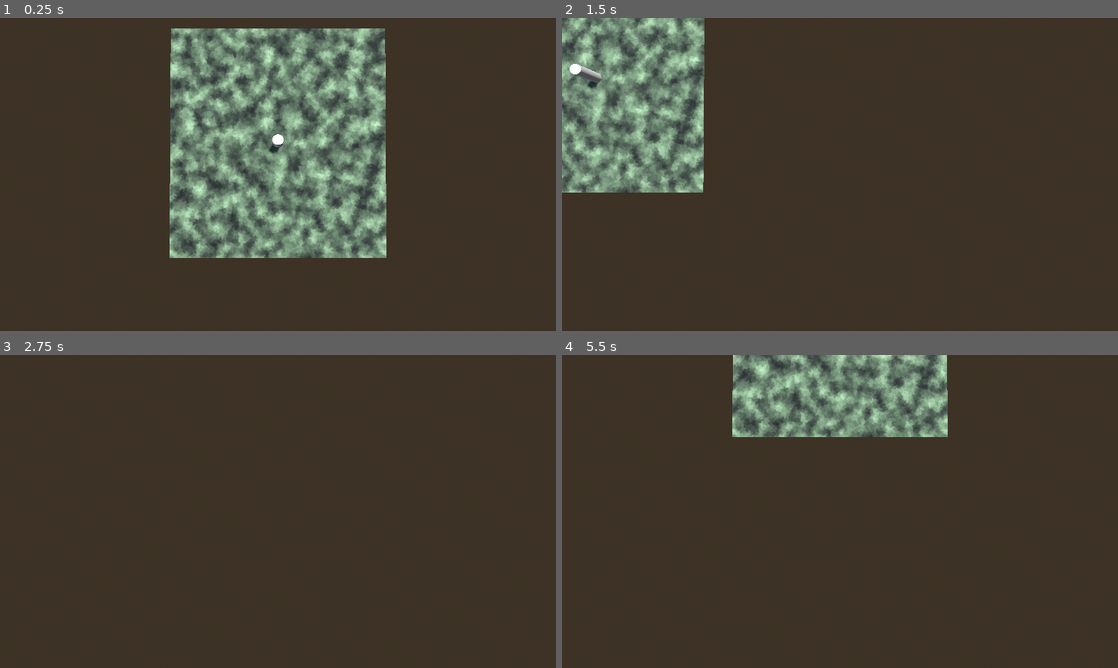
Above: before the commit, frames 1-4 (two rows, left to right).
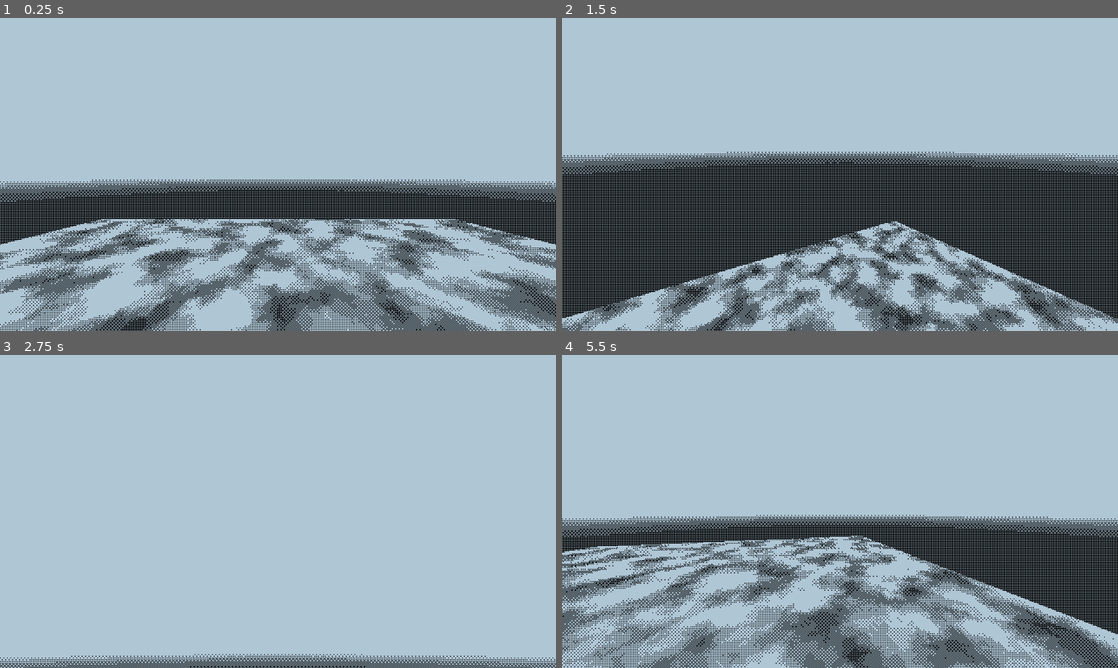
Above: after the commit, the same moments.

Repository: Bittorn/Godot-Starting-Line
Game: Godot game, scene res://scenes/testing_3d.tscn
Two runs of this game, one before a commit and one after it. Both use one fixed random seed, a clock stepped at 60 frames per second and the inputs below. This scene is started directly instead of the project's main scene.
Inputs (mouse positions are in pixels of both pictures, inside the frame that each line leads up to):
- Up to frame 1 (0.25 s): no input
- Up to frame 2 (1.5 s): tap Enter at 0.5 s; move the mouse to (962, 158) at 0.52 s; hold D (move_right) 0.53-1.28 s; hold C (crouch, bound only after the commit) 0.53-1.28 s; tap Space (jump, bound only after the commit) at 0.77, 1.07 s; tap Shift (sprint, bound only after the commit) at 0.8, 1.35 s; move the mouse to (728, 190) at 1.27 s; hold S (move_down) from 1.28 s (still down)
- Up to frame 3 (2.75 s): tap Space (jump, bound only after the commit) at 1.52, 1.55, 1.82, 2.1 s; move the mouse to (333, 442) at 2.02 s; release S (move_down) at 2.03 s; hold D (move_right) from 2.03 s (still down); hold C (crouch, bound only after the commit) from 2.03 s (still down)
- Up to frame 4 (5.5 s): move the mouse to (812, 574) at 2.77 s; release D (move_right) at 2.78 s; release C (crouch, bound only after the commit) at 2.78 s; hold W (move_up) 2.78-3.53 s; tap Mouse wheel up (zoom_in) at 2.85 s; tap Space (jump, bound only after the commit) at 3.02, 3.32, 3.77, 3.8, 4.07, 4.52, 4.82 s; tap Shift (sprint, bound only after the commit) at 3.05 s; move the mouse to (1006, 558) at 3.52 s; hold Mouse wheel down (zoom_out) 3.53-4.28 s; hold A (move_left) 3.53-5.03 s; move the mouse to (673, 464) at 4.27 s; tap C (crouch, bound only after the commit) at 4.35 s; move the mouse to (867, 511) at 5.02 s; hold S (move_down) from 5.03 s (still down); hold Shift (sprint, bound only after the commit) from 5.03 s (still down)

The runs differ from the first frame. In frame 1, 99% of the frame differs, in the area x 0-100%, y 0-100%; in frame 2, 99%; in frame 3, 100%; in frame 4, 100%.

Commit message:
4.7 update, 1bit dither shader, improve player

Diff:
--- a/components/3d/player_component.gd
+++ b/components/3d/player_component.gd
@@ -22,6 +22,7 @@
 @export var enable_fov_change := true
 @export var enable_sprint := true
 @export var enable_crouch := true
+@export var enable_jump := true
 
 var base_fov: float
 @export var fov_change = 0.5
@@ -31,17 +32,22 @@
 ## Get the gravity from the project settings.
 var gravity = ProjectSettings.get_setting("physics/3d/default_gravity")
 
-var head: Node3D
-var camera: Camera3D
+## Overrides
+@export_group("Overrides")
+@export var head: Node3D
+@export var camera: Camera3D
 
 func _ready():
-	head = $"../Head"
-	camera = $"../Head/Camera3D"
-	base_fov = camera.fov
-	head_y = head.position.y
+	if head == null:
+		head = $"../Head"
+	if camera == null:
+		camera = $"../Head/Camera3D"
 	assert(head != null, "Head node not found")
 	assert(camera != null, "Camera3D not found as child of Head")
 	assert(root is CharacterBody3D, "Root node is not CharacterBody3D")
+
+	base_fov = camera.fov
+	head_y = head.position.y
 	Input.set_mouse_mode(Input.MOUSE_MODE_CAPTURED)
 
 func _unhandled_input(event):
@@ -57,7 +63,7 @@
 		root.velocity.y -= gravity * delta
 
 	# Handle jump
-	if Input.is_action_just_pressed("jump") and root.is_on_floor():
+	if Input.is_action_just_pressed("jump") and root.is_on_floor() and enable_jump:
 		root.velocity.y = JUMP_VELOCITY
 		if crouching:
 			root.velocity.y += (JUMP_VELOCITY * 0.5)
--- a/project.godot
+++ b/project.godot
@@ -13,7 +13,7 @@
 config/name="Godot Starting Line"
 config/version="0.0.1"
 run/main_scene="uid://b06rcr3verx4p"
-config/features=PackedStringArray("4.6", "GL Compatibility")
+config/features=PackedStringArray("4.7", "GL Compatibility")
 boot_splash/bg_color=Color(0.0627451, 0.0627451, 0.0627451, 1)
 boot_splash/image="uid://bc7xqaxju4ruo"
 config/icon="uid://bpeanp8vanedl"
@@ -76,6 +76,21 @@
 "events": [Object(InputEventKey,"resource_local_to_scene":false,"resource_name":"","device":-1,"window_id":0,"alt_press …(192 unchanged characters)…
 ]
 }
+crouch={
+"deadzone": 0.2,
+"events": [Object(InputEventKey,"resource_local_to_scene":false,"resource_name":"","device":-1,"window_id":0,"alt_pressed":false,"shift_pressed":false,"ctrl_pressed":false,"meta_pressed":false,"pressed":false,"keycode":0,"physical_keycode":67,"key_label":0,"unicode":99,"location":0,"echo":false,"script":null)
+]
+}
+sprint={
+"deadzone": 0.2,
+"events": [Object(InputEventKey,"resource_local_to_scene":false,"resource_name":"","device":-1,"window_id":0,"alt_pressed":false,"shift_pressed":false,"ctrl_pressed":false,"meta_pressed":false,"pressed":false,"keycode":0,"physical_keycode":4194325,"key_label":0,"unicode":0,"location":0,"echo":false,"script":null)
+]
+}
+jump={
+"deadzone": 0.2,
+"events": [Object(InputEventKey,"resource_local_to_scene":false,"resource_name":"","device":-1,"window_id":0,"alt_pressed":false,"shift_pressed":false,"ctrl_pressed":false,"meta_pressed":false,"pressed":false,"keycode":0,"physical_keycode":32,"key_label":0,"unicode":32,"location":0,"echo":false,"script":null)
+]
+}
 
 [rendering]
 
--- a/scenes/testing_3d.tscn
+++ b/scenes/testing_3d.tscn
@@ -1,6 +1,7 @@
 [gd_scene format=3 uid="uid://dwiyt2w8u8uuc"]
 
-[ext_resource type="Script" uid="uid://dnvq0dvw5rrir" path="res://components/3d/camera_rpg_component.gd" id="1_nt187"]
+[ext_resource type="Script" uid="uid://c7aoxearmmiuh" path="res://components/3d/player_component.gd" id="1_nt187"]
+[ext_resource type="Material" uid="uid://dsxgllk1blkob" path="res://shaders/1bit_dither_shader.tres" id="2_yn1bu"]
 
 [sub_resource type="ProceduralSkyMaterial" id="ProceduralSkyMaterial_nt187"]
 sky_horizon_color = Color(0.66224277, 0.6717428, 0.6867428, 1)
@@ -31,7 +32,11 @@
 [sub_resource type="PlaneMesh" id="PlaneMesh_ph614"]
 material = SubResource("StandardMaterial3D_yn1bu")
 
-[sub_resource type="CylinderMesh" id="CylinderMesh_5j234"]
+[sub_resource type="ConcavePolygonShape3D" id="ConcavePolygonShape3D_nt187"]
+data = PackedVector3Array(1, 0, 1, -1, 0, 1, 1, 0, -1, -1, 0, 1, -1, 0, -1, 1, 0, -1)
+
+[sub_resource type="CylinderShape3D" id="CylinderShape3D_g2els"]
+height = 1.6
 
 [node name="Testing3d" type="Node3D" unique_id=99178851]
 
@@ -42,19 +47,43 @@
 transform = Transform3D(-0.8660254, -0.43301278, 0.25, 0, 0.49999997, 0.86602545, -0.50000006, 0.75, -0.43301266, 0, 0, 0)
 shadow_enabled = true
 
-[node name="Camera3D" type="Camera3D" parent="." unique_id=1049831963]
-transform = Transform3D(1, 0, 0, 0, -4.371139e-08, 1, 0, -1, -4.371139e-08, 0, 61, 2)
-
-[node name="CameraRPGComponent" type="Node" parent="Camera3D" unique_id=1486218197]
-script = ExtResource("1_nt187")
-endY = 21.0
-rotationCurve = 0.16
-metadata/_custom_type_script = "uid://dnvq0dvw5rrir"
-
 [node name="MeshInstance3D" type="MeshInstance3D" parent="." unique_id=497118892]
 transform = Transform3D(6.36116, 0, 0, 0, 1, 0, 0, 0, 6.76682, 0, 0, 0)
 mesh = SubResource("PlaneMesh_ph614")
 
-[node name="MeshInstance3D2" type="MeshInstance3D" parent="." unique_id=1702004004]
-transform = Transform3D(0.6293021, 0, 0, 0, 0.48606187, 0, 0, 0, 0.5669763, 0, 0.48428404, 0)
-mesh = SubResource("CylinderMesh_5j234")
+[node name="StaticBody3D" type="StaticBody3D" parent="MeshInstance3D" unique_id=798785194]
+
+[node name="CollisionShape3D" type="CollisionShape3D" parent="MeshInstance3D/StaticBody3D" unique_id=586695253]
+shape = SubResource("ConcavePolygonShape3D_nt187")
+
+[node name="SubViewportContainer" type="SubViewportContainer" parent="." unique_id=1002831858]
+material = ExtResource("2_yn1bu")
+anchors_preset = 15
+anchor_right = 1.0
+anchor_bottom = 1.0
+grow_horizontal = 2
+grow_vertical = 2
+stretch = true
+
+[node name="SubViewport" type="SubViewport" parent="SubViewportContainer" unique_id=1154385676]
+handle_input_locally = false
+size = Vector2i(1280, 720)
+render_target_update_mode = 4
+
+[node name="Player" type="CharacterBody3D" parent="SubViewportContainer/SubViewport" unique_id=1831238470]
+
+[node name="PlayerComponent" type="Node" parent="SubViewportContainer/SubViewport/Player" unique_id=1027191374 node_paths=PackedStringArray("head", "camera")]
+script = ExtResource("1_nt187")
+head = NodePath("../Head")
+camera = NodePath("../Head/Camera3D")
+
+[node name="Head" type="Node3D" parent="SubViewportContainer/SubViewport/Player" unique_id=1625792386]
+transform = Transform3D(1, 0, 0, 0, 1, 0, 0, 0, 1, 0, 1.6, 0)
+
+[node name="Camera3D" type="Camera3D" parent="SubViewportContainer/SubViewport/Player/Head" unique_id=1164364204]
+current = true
+fov = 80.0
+
+[node name="CollisionShape3D" type="CollisionShape3D" parent="SubViewportContainer/SubViewport/Player" unique_id=1822899861]
+transform = Transform3D(1, 0, 0, 0, 1, 0, 0, 0, 1, 0, 0.8, 0)
+shape = SubResource("CylinderShape3D_g2els")
--- /dev/null
+++ b/shaders/1bit_dither_shader.gdshader
@@ -0,0 +1,42 @@
+shader_type canvas_item;
+
+uniform bool dithering = true;
+uniform int dithering_size = 10;
+uniform int resolution_scale = 2;
+uniform float threshold = 60.0;
+uniform vec4 white: source_color = vec4(1,1,1,1);
+uniform vec4 black: source_color = vec4(0,0,0,1);
+
+int dithering_pattern(ivec2 fragcoord) {
+	const int pattern[] = {
+		-4, +0, -3, +1,
+		+2, -2, +3, -1,
+		-3, +1, -4, +0,
+		+3, -1, +2, -2
+	};
+	int x = fragcoord.x % 4;
+	int y = fragcoord.y % 4;
+
+	return pattern[y * 4 + x]*dithering_size;
+}
+
+void fragment() {
+	ivec2 uv = ivec2(FRAGCOORD.xy / float(resolution_scale));
+	vec3 color = texelFetch(TEXTURE, uv * resolution_scale, 0).rgb;
+
+	// Convert from [0.0, 1.0] range to [0, 255] range
+	ivec3 c = ivec3(round(color * 255.0));
+
+	// Apply the dithering pattern
+	if (dithering) {
+		c += ivec3(dithering_pattern(uv));
+	}
+
+	// Convert back to [0.0, 1.0] range
+	float avg = float(c.x+c.y+c.z)/3.0;
+	if (avg < threshold){
+		COLOR = black;
+	}else{
+		COLOR = white;
+	}
+}
--- /dev/null
+++ b/shaders/1bit_dither_shader.tres
@@ -0,0 +1,12 @@
+[gd_resource type="ShaderMaterial" format=3 uid="uid://dsxgllk1blkob"]
+
+[ext_resource type="Shader" uid="uid://m388fuleyy04" path="res://shaders/1bit_dither_shader.gdshader" id="1_tihg8"]
+
+[resource]
+shader = ExtResource("1_tihg8")
+shader_parameter/dithering = true
+shader_parameter/dithering_size = 16
+shader_parameter/resolution_scale = 2
+shader_parameter/threshold = 80.0
+shader_parameter/white = Color(0.6861275, 0.7761447, 0.8335376, 1)
+shader_parameter/black = Color(0, 0, 0, 1)
Not shown, added: shaders/1bit_dither_shader.gdshader.uid
